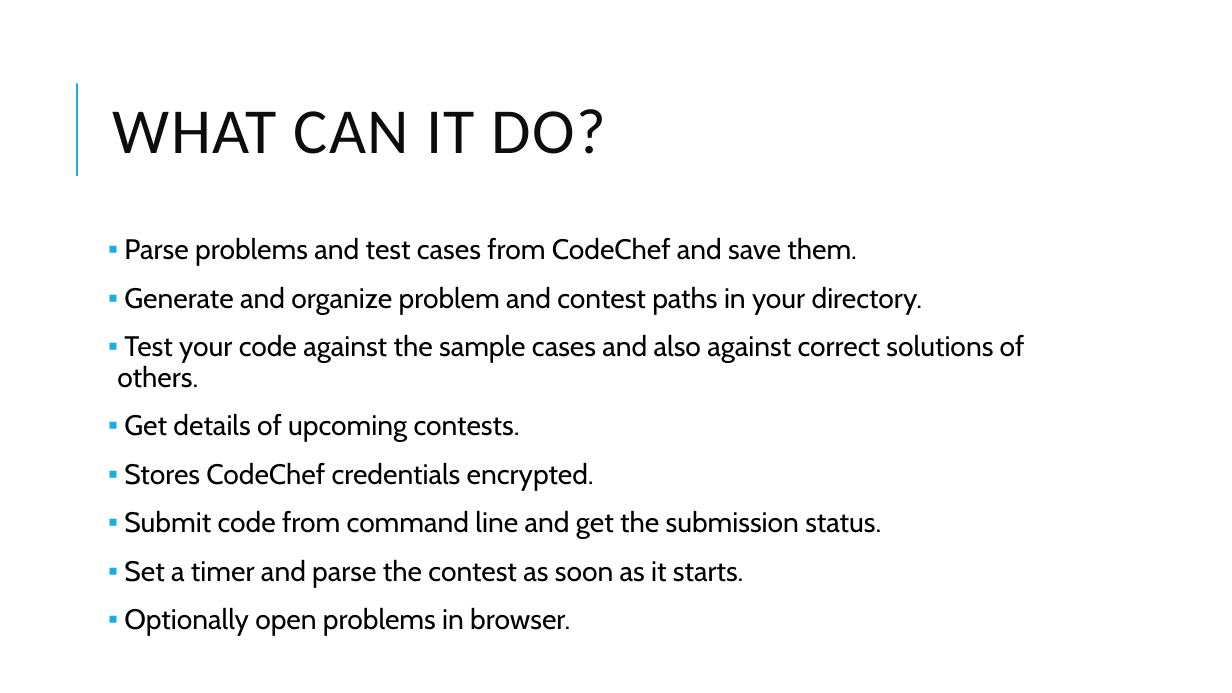
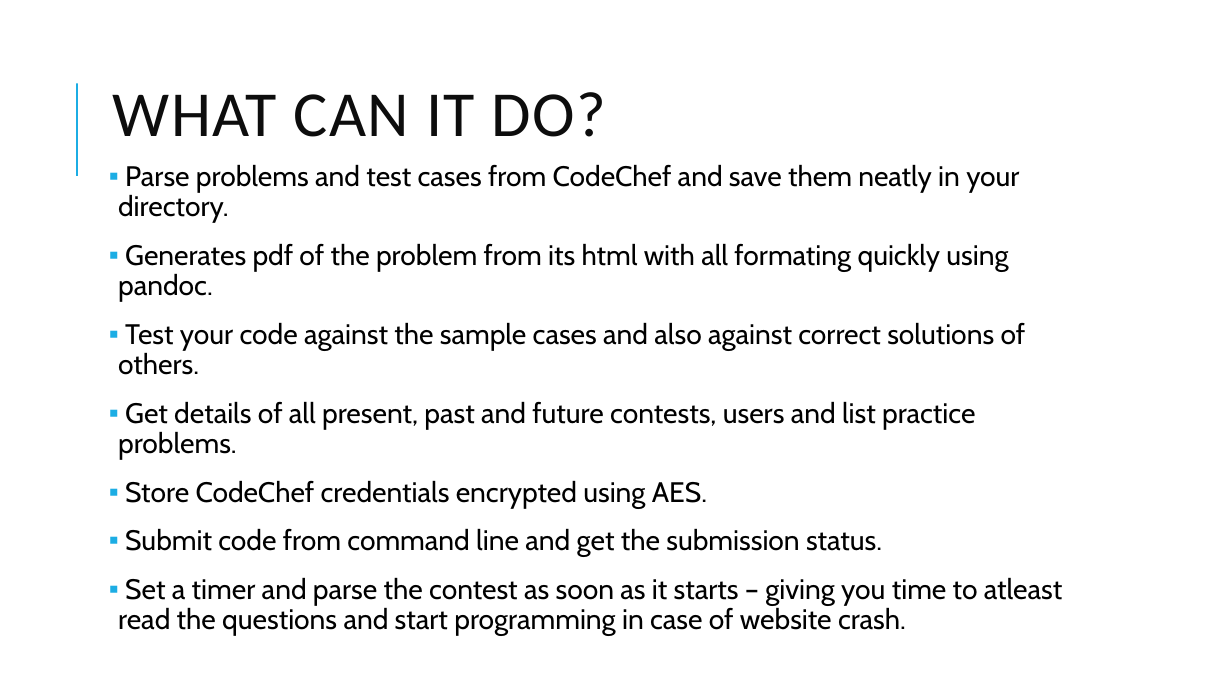
Before and after one commit to IshaanG/CodeChef-Buddy, a slide deck: slide 4 of Codechef buddy1.odp. Drawn at 1232x693 pixels with LibreOffice and Linux fonts; fonts in the diff are those of the drawing. Boxes give left, top, right and bottom in pixels: in the first picture for what was removed or moved away, otherwise in the second. Text is boxed around its words. In the diff, an @@ line names an element or a change of style, - is before the commit and + after.

```diff
--- a/Codechef buddy1.odp
+++ b/Codechef buddy1.odp
@@ title "WHAT CAN IT DO?": place and size @@
-title "WHAT CAN IT DO?" at [113,109,606,154]
+title "WHAT CAN IT DO?" at [113,92,606,137]
@@ text "Parse problems and test cases ...": place and size @@
-text "Parse problems and test cases ..." at [117,237,1025,635]
+text "Parse problems and test cases ..." at [118,164,1062,635]
@@ text at [118,164,1019,302]: text changed @@
-▪ Parse problems and test cases from CodeChef and save them.
-▪ Generate and organize problem and contest paths in your directory.
+▪ Parse problems and test cases from CodeChef and save them neatly in your directory.
+▪ Generates pdf of the problem from its html with all formating quickly using pandoc.
@@ text at [118,401,975,508]: text changed @@
-▪ Get details of upcoming contests.
-▪ Stores CodeChef credentials encrypted.
+▪ Get details of all present, past and future contests, users and list practice problems.
+▪ Store CodeChef credentials encrypted using AES.
@@ text at [118,577,1062,635]: text changed @@
-▪ Set a timer and parse the contest as soon as it starts.
-▪ Optionally open problems in browser.
+▪ Set a timer and parse the contest as soon as it starts – giving you time to atleast read the questions and start programming in case of website crash.
```
Also in this commit, not shown: 7 other slides changed, 5 slides removed, 1 other file.
